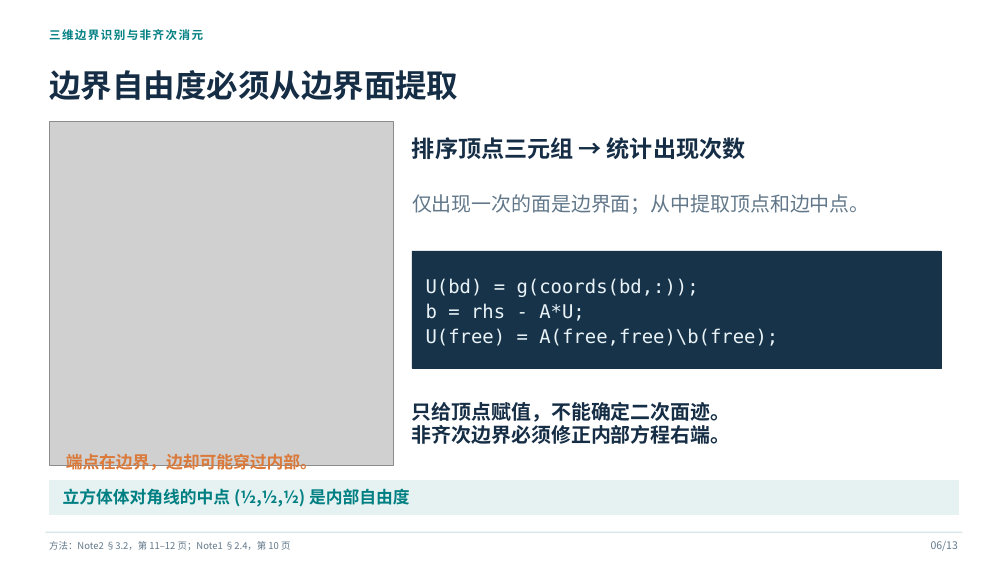
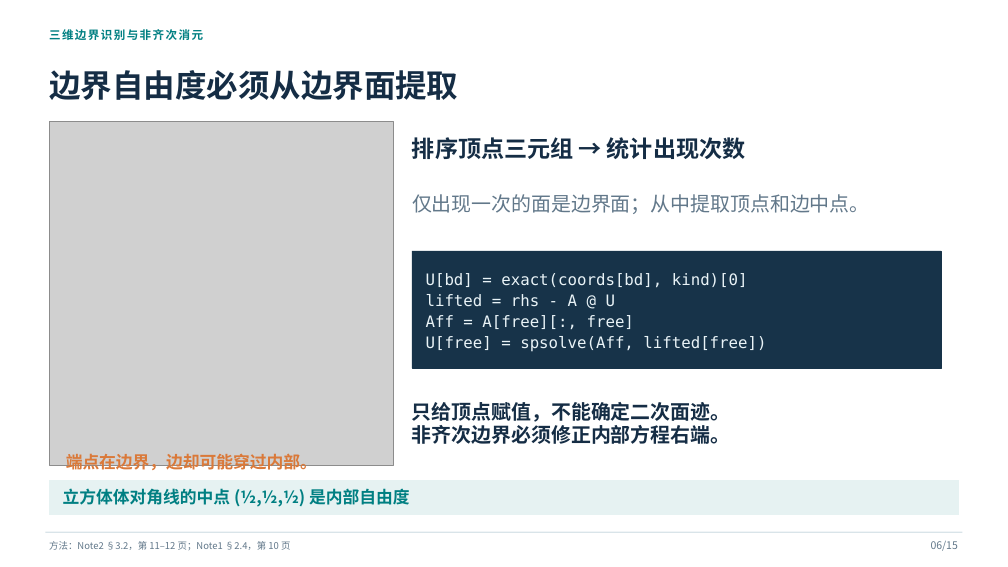
Before and after one commit to Scimoon233/temp, a slide deck: slide 6 of fem-topic10/有限元第十题展示材料/三维四面体P2元_课堂展示.pptx. Drawn at 1008x567 pixels with LibreOffice and Linux fonts; fonts in the diff are those of the drawing; grey boxes stand for pictures. Boxes give left, top, right and bottom in pixels: in the first picture for what was removed or moved away, otherwise in the second. Text is boxed around its words. In the diff, an @@ line names an element or a change of style, - is before the commit and + after.

```diff
--- a/fem-topic10/有限元第十题展示材料/三维四面体P2元_课堂展示.pptx
+++ b/fem-topic10/有限元第十题展示材料/三维四面体P2元_课堂展示.pptx
@@ text at (426, 273, 766, 352): text changed; size 18 to 15 pt @@
-U(bd) = g(coords(bd,:));
-b = rhs - A*U;
-U(free) = A(free,free)\b(free);
+U[bd] = exact(coords[bd], kind)[0]
+lifted = rhs - A @ U
+Aff = A[free][:, free]
+U[free] = spsolve(Aff, lifted[free])
@@ text at (931, 541, 958, 551): text changed @@
-06/13
+06/15
```
Also in this commit, not shown: 11 other slides changed, 3 slides added, 1 slide removed, 14 other files.
